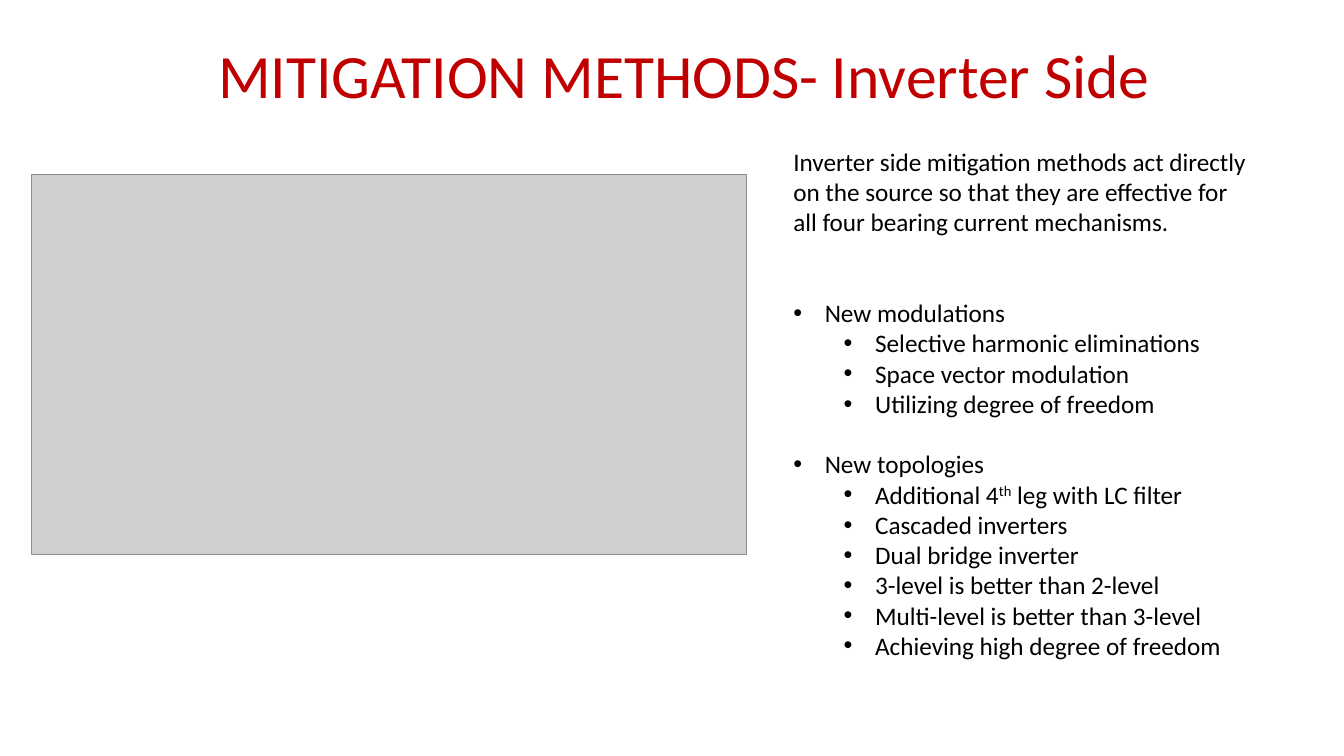
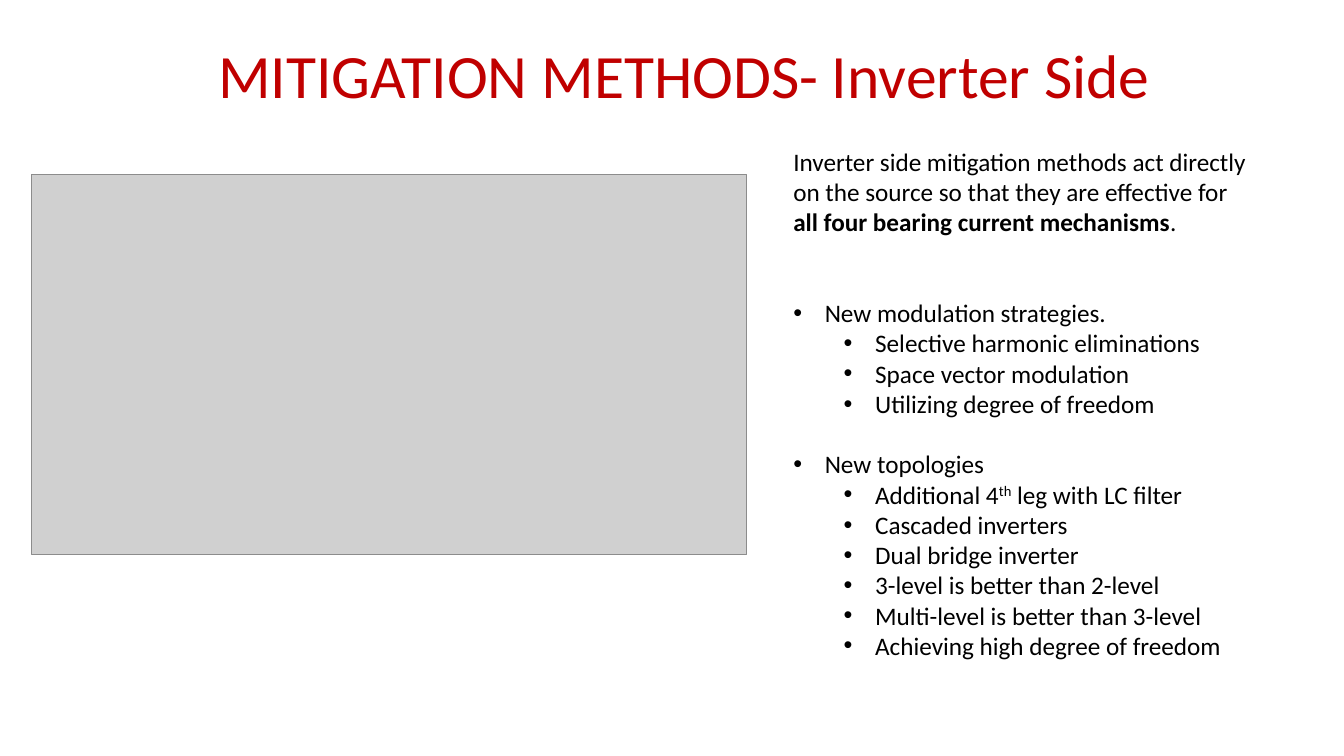
Before and after one commit to EnesAyaz/KTH, a slide deck: slide 13 of Weekly-Reports/BearingCurrentsSourceAndMitigations.pptx. Drawn at 1344x756 pixels with LibreOffice and Linux fonts; fonts in the diff are those of the drawing; grey boxes stand for pictures. Boxes give left, top, right and bottom in pixels: in the first picture for what was removed or moved away, otherwise in the second. Text is boxed around its words. In the diff, an @@ line names an element or a change of style, - is before the commit and + after.

```diff
--- a/Weekly-Reports/BearingCurrentsSourceAndMitigations.pptx
+++ b/Weekly-Reports/BearingCurrentsSourceAndMitigations.pptx
@@ text at (793, 153, 1245, 236): bold on in "all four bearing current mechanisms." @@
@@ text at (825, 304, 1106, 327): text changed @@
-• New modulations
+• New modulation strategies.
```
Also in this commit, not shown: 10 other slides changed, 1 other file.
